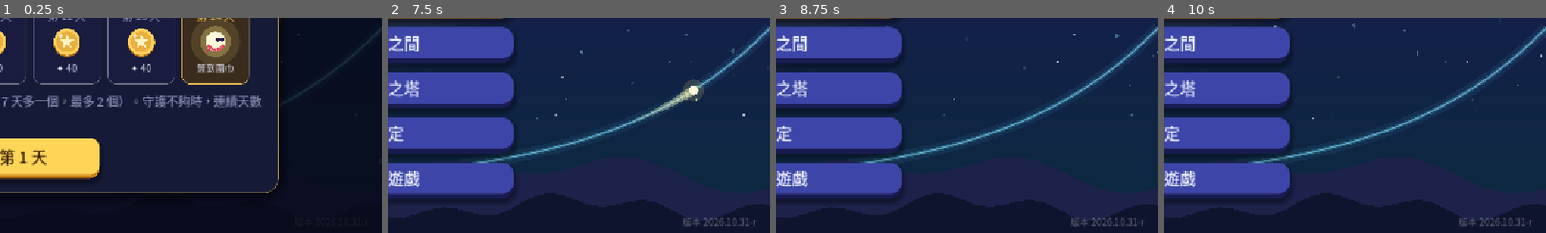
Above: before the commit, frames 1-4 (left to right).
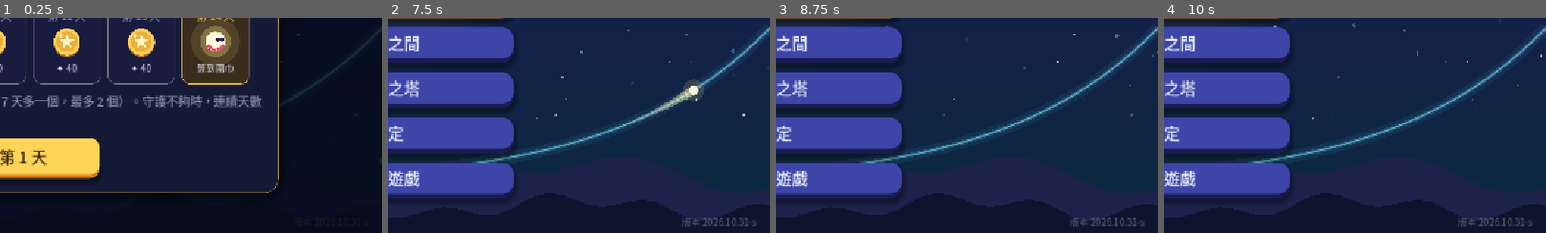
Above: after the commit, the same moments.

Repository: sam2068csie/light-spirit-journey
Game: Godot game, scene res://main_menu.tscn
Same seed, same stepped clock (60 frames per second), same inputs: the game is played once before the commit and once after it.
Inputs (mouse positions are % of the whole screen's width and height, from its top left):
- Up to frame 1 (0.25 s): no input
- Up to frame 2 (7.5 s): click "開始冒險" at 0.5 s; click "開始冒險" at 1.25 s; click "修煉之間" at 2 s; click "終焉之塔" at 2.75 s; click "設定" at 3.5 s; click "離開遊戲" at 4.25 s; click "每日任務" at 5 s; click "光靈扭蛋" at 5.75 s; click "光靈衣櫃" at 6.5 s; click "✕" at 7.25 s
- Up to frame 3 (8.75 s): tap Enter at 8 s; drag from (50, 50) to (60, 28) at 8.02 s
- Up to frame 4 (10 s): drag from (30, 55) to (45, 70) at 8.77 s; move the mouse to (60, 28) at 9.52 s; hold Right from 9.53 s (still down); tap 9 at 9.6 s
The pictures show only the part of the screen within x 50-100%, y 50-100%; the shares and areas given below are measured in that part.

The runs differ from the first frame. In frame 2, 0.1% of the frame differs, in the area x 77-97%, y 92-97%; in frame 3, 0.1%; in frame 4, 0.1%.

Commit message:
G5 兩直線的夾角：拖斜率可以拖到「斜率不存在」的鉛直線，題型 2、3 要找兩條 (BUILD 2026.10.31-s)
Co-Authored-By: Claude Opus 5.5 <noreply@anthropic.com>
Claude-Session: https://claude.ai/code/session_01RombajUyooAJ6yvir5uviP

Diff:
--- a/data/game.gd
+++ b/data/game.gd
@@ -560,7 +560,7 @@
 
 const DQ := preload("daily_quests.gd")
 ## 版本號（主畫面右下角會顯示）：每次交給你新的檔案時更新，方便確認手機上裝的是不是最新版
-const BUILD := "2026.10.31-r"
+const BUILD := "2026.10.31-s"
 
 
 ## 讀取各單元的資料；舊存檔（還沒有單元的版本）的今日修煉、終焉之塔紀錄搬到「指數與對數」
--- a/data/level_trig5_compass.gd
+++ b/data/level_trig5_compass.gd
@@ -506,8 +506,21 @@
 
 # ================= lines：兩直線夾角 =================
 
+## 鉛直線（斜率不存在）用一個很大的數代表
+const VERT := 1.0e6
+
+static func is_vert(m: float) -> bool:
+	return absf(m) >= VERT * 0.5
+
+
+static func slope_txt(m: float) -> String:
+	return "不存在" if is_vert(m) else TideView.fr(m)
+
+
 static func line_theta(m1: float, m2: float) -> float:
-	var t := absf(atan(m1) - atan(m2))
+	var a1 := PI / 2.0 if is_vert(m1) else atan(m1)
+	var a2 := PI / 2.0 if is_vert(m2) else atan(m2)
+	var t := absf(a1 - a2)
 	if t > PI / 2.0:
 		t = PI - t
 	return t
@@ -553,12 +566,12 @@
 	vl.add_theme_font_size_override("font_size", UITheme.fs(15))
 	vl.add_theme_color_override("font_color", UITheme.PINK_LIGHT)
 	row.add_child(vl)
-	vl.text = TideView.fr(float(vals[i0]))
+	vl.text = slope_txt(float(vals[i0]))
 	s.value_changed.connect(func(v: float):
 		if busy:
 			return
 		_cv2().line_m = float(vals[int(v)])
-		vl.text = TideView.fr(float(vals[int(v)]))
+		vl.text = slope_txt(float(vals[int(v)]))
 		MoonView.dragged_ever = true
 		Game.of(self).play("blip", 0.8 + 0.03 * v, -18.0)
 		_refresh_lines())
@@ -584,6 +597,10 @@
 	var found := "　已找到 %d／%d 條" % [tv.found.size(), n] if n > 1 else ""
 	if absf(m1 - m2) < 1e-9:
 		lines_info.text = "L₂ 和 L₁ 重合（夾角 0）%s" % found
+	elif is_vert(m2):
+		# 鉛直線：斜率不存在，不能代公式；夾角 = 90° − L₁ 的傾斜角，tan θ = 1 ÷ |m₁|
+		var tv2 := "不存在（θ = 90°）" if absf(m1) < 1e-9 else TideView.fr(1.0 / absf(m1))
+		lines_info.text = "L₂ 是鉛直線（斜率不存在）\ntan θ = 1 ÷ |%s| = %s%s" % [TideView.fr(m1), tv2, found]
 	else:
 		var den := 1.0 + m1 * m2
 		var t := absf((m2 - m1) / den) if absf(den) > 1e-9 else INF
@@ -602,11 +619,11 @@
 	var th := line_theta(m1, m2)
 	var want := atan(float(st.tan))
 	if absf(m1 - m2) < 1e-9 or absf(th - want) > 1e-6:
-		var shown := "重合" if absf(m1 - m2) < 1e-9 else "tan θ = %s" % TideView.fr(tan(th))
+		var shown := "重合" if absf(m1 - m2) < 1e-9 else ("θ = 90°" if absf(th - PI / 2.0) < 1e-9 else "tan θ = %s" % TideView.fr(tan(th)))
 		_wrong(st, "這條直線的夾角不對（%s），目標是 tan θ = %s。提示：%s" % [shown, TideView.fr(float(st.tan)), String(st.nudge)])
 		return
 	for f in tv.found:
-		if absf(float(f) - m2) < 1e-9:
+		if absf(float(f) - m2) < 1e-9 or (is_vert(float(f)) and is_vert(m2)):
 			_hint("這條已經找到了，再找找另一條！", "info")
 			return
 	tv.found.append(m2)
@@ -915,14 +932,18 @@
 		var g := {"x": [px - 4.0, px + 4.0], "y": [py - 4.0, py + 4.0], "xu": "num", "xt": 1.0, "yt": 1.0, "area": area, "curves": []}
 		var same := absf(m1 - m2) < 1e-9
 		g.curves.append({"f": "line", "m": m1, "k": py - m1 * px, "col": UITheme.CYAN})
-		if not same:
+		var vert := absf(m2) >= 5.0e5
+		if not same and not vert:
 			g.curves.append({"f": "line", "m": m2, "k": py - m2 * px, "col": UITheme.PINK_LIGHT})
 		_plot(font, rc, g, true)
 		var p := _map(area, g, px, py)
+		if vert:
+			# 鉛直線：x = px
+			draw_line(Vector2(p.x, area.position.y), Vector2(p.x, area.end.y), UITheme.PINK_LIGHT, 2.5, true)
 		# 夾角的弧（x、y 的比例一樣，所以看到的角度就是真的角度）
 		if not same:
 			var u1 := Vector2(1.0, -m1).normalized()
-			var u2 := Vector2(1.0, -m2).normalized()
+			var u2 := Vector2(0.0, -1.0) if vert else Vector2(1.0, -m2).normalized()
 			if u1.dot(u2) < 0.0:
 				u2 = -u2
 			var s1 := atan2(u1.y, u1.x)
@@ -933,7 +954,7 @@
 				pts.append(p + Vector2(cos(a), sin(a)) * 38.0)
 			draw_polyline(pts, Color(1, 0.85, 0.35, 0.35), 7.0, true)
 			draw_polyline(pts, UITheme.GOLD, 2.5, true)
-			var th := absf(rad_to_deg(atan(m1) - atan(m2)))
+			var th := absf(rad_to_deg(atan(m1) - (PI / 2.0 if vert else atan(m2))))
 			if th > 90.0:
 				th = 180.0 - th
 			var am := s1 + dl / 2.0
@@ -945,7 +966,7 @@
 		var x0 := rc.position.x + 310.0
 		var y := rc.position.y + 70.0
 		MathLabel.draw_on(self, font, x0 + 100.0, y, "L₁：斜率 %s" % fr(m1), UITheme.fs(17), UITheme.CYAN)
-		MathLabel.draw_on(self, font, x0 + 100.0, y + 34.0, "L₂：斜率 %s" % fr(m2), UITheme.fs(17), UITheme.PINK_LIGHT)
+		MathLabel.draw_on(self, font, x0 + 100.0, y + 34.0, "L₂：斜率 %s" % ("不存在" if vert else fr(m2)), UITheme.fs(17), UITheme.PINK_LIGHT)
 		MathLabel.draw_on(self, font, x0 + 150.0, y + 76.0, "目標：tan θ = %s" % fr(float(spec.tan)), UITheme.fs(17), UITheme.GOLD)
 		for i in found.size():
-			MathLabel.draw_on(self, font, x0 + 120.0, y + 116.0 + 30.0 * i, "✓ 找到：斜率 %s" % fr(float(found[i])), UITheme.fs(15), UITheme.GOOD)
+			MathLabel.draw_on(self, font, x0 + 120.0, y + 116.0 + 30.0 * i, "✓ 找到：" + ("鉛直線（斜率不存在）" if absf(float(found[i])) >= 5.0e5 else "斜率 %s" % fr(float(found[i]))), UITheme.fs(15), UITheme.GOOD)
--- a/data/trig5_bank.gd
+++ b/data/trig5_bank.gd
@@ -27,7 +27,8 @@
 
 const TK_SC := ["sin α", "cos α", "sin β", "cos β", "+", "−", "×"]
 const TK_TAN := ["tan α", "tan β", "1", "+", "−", "×", "÷", "(", ")"]
-const SLOPES := [-7.0, -3.0, -2.0, -1.0, -0.5, -1.0 / 3.0, 0.0, 1.0 / 3.0, 0.5, 1.0, 2.0, 3.0, 7.0]
+const VERT := 1.0e6           # 斜率不存在（鉛直線）
+const SLOPES := [-7.0, -3.0, -2.0, -1.0, -0.5, -1.0 / 3.0, 0.0, 1.0 / 3.0, 0.5, 1.0, 2.0, 3.0, 7.0, VERT]
 
 
 static func _c(name: String, q: String, options: Array, correct: int, why: String, nudge: String,
@@ -402,11 +403,11 @@
 			 ]},
 			{"eq": "過 P(1, 2) 作直線 L₂，和斜率 1 的直線 L₁\n夾角 45°，求 L₂",
 			 "steps": [
-				_lines("找直線", "拖動 L₂ 的斜率，找出和 L₁ 夾 45°（tan θ = 1）的直線。（拖得出來的只有一條）", [1.0, 2.0], 1.0, 1.0, [0.0],
-					"斜率 0 的水平線和 L₁ 夾 45°", "L₁ 的傾斜角是 45°，再轉 45° 會變成水平或鉛直。"),
+				_lines("找直線", "拖動 L₂ 的斜率，找出和 L₁ 夾 45°（tan θ = 1）的直線（有兩條，拉到最右邊是斜率不存在的鉛直線）。", [1.0, 2.0], 1.0, 1.0, [0.0, VERT],
+					"水平線（斜率 0）和鉛直線（斜率不存在）都和 L₁ 夾 45°", "L₁ 的傾斜角是 45°，再轉 45° 會變成水平或鉛直。"),
 				_f("平方整理", "\\frac{|m − 1|}{|1 + m|} = 1，兩邊平方：(m − 1)² = (1 + m)²。展開之後 m² 被消掉了！", "m² − 2m + 1 = m² + 2m + 1 ⇒ [0]m = 0", ["-4"],
 					"(m − 1)² = (1 + m)² ⇒ −4m = 0 ⇒ m = 0（二次項被消去，只有一個解）", "左右的 m² 和 1 都消掉，剩 −2m = 2m。", T_LINE),
-				_c("少掉的那一條", "平方後 m² 被消去，只解出 m = 0 一個斜率。但夾 45° 的直線應該有兩條，另一條是？",
+				_c("少掉的那一條", "平方後 m² 被消去，只解出 m = 0 一個斜率。可是剛剛拖出了兩條，另一條是？",
 					["鉛直線（斜率不存在）", "沒有另一條", "斜率是 −1 的直線", "斜率是 1 的直線"], 0,
 					"二次項被消去時，少掉的那一個解是「斜率不存在」：鉛直線。斜率 1 的直線傾斜 45°，和鉛直線也夾 45°。", "設斜率 m 的時候，已經把鉛直線排除了。",
 					"m² 被消去 ⇒ 另一條是鉛直線（斜率不存在）", T_LINE),
@@ -415,12 +416,12 @@
 			 ]},
 			{"eq": "過 P(1, −2) 作直線 L₂，和斜率 3 的直線 L₁\n夾角 θ 滿足 tan θ = 1/3，求 L₂",
 			 "steps": [
-				_lines("找直線", "拖動 L₂ 的斜率，找出夾角 tan θ = 1/3 的直線。（拖得出來的只有一條）", [1.0, -2.0], 3.0, 1.0 / 3.0, [4.0 / 3.0],
-					"斜率 4/3 的直線和 L₁ 的夾角 tan θ = 1/3", "比 L₁ 平緩一點的那一條。", [4.0 / 3.0]),
+				_lines("找直線", "拖動 L₂ 的斜率，找出夾角 tan θ = 1/3 的直線（有兩條，拉到最右邊是斜率不存在的鉛直線）。", [1.0, -2.0], 3.0, 1.0 / 3.0, [4.0 / 3.0, VERT],
+					"斜率 4/3 的直線和鉛直線，和 L₁ 的夾角都是 tan θ = 1/3", "一條比 L₁ 平緩一點；另一條比 L₁ 更陡，陡到變成鉛直。", [4.0 / 3.0]),
 				_f("平方整理", "\\frac{|m − 3|}{|1 + 3m|} = 1/3，兩邊平方：9(m − 3)² = (1 + 3m)²。展開之後 m² 被消掉了！", "9m² − 54m + 81 = 9m² + 6m + 1 ⇒ [0]m + 80 = 0", ["-60"],
 					"9(m − 3)² = (1 + 3m)² ⇒ −60m + 80 = 0（二次項被消去）", "兩邊的 9m² 消掉，−54m − 6m = −60m。", T_LINE),
 				_f("解斜率", "−60m + 80 = 0。", "m = [0]", ["4/3"], "m = 4/3", "80 ÷ 60。", T_LINE),
-				_c("少掉的那一條", "二次項被消去，只解出一個斜率。另一條和 L₁ 夾角 tan θ = 1/3 的直線是？",
+				_c("少掉的那一條", "二次項被消去，只解出一個斜率。剛剛拖出的另一條是？",
 					["鉛直線（斜率不存在）", "沒有另一條", "斜率是 −4/3 的直線", "水平線"], 0,
 					"m² 被消去時，另一個解是斜率不存在的鉛直線。檢查：L₁ 和鉛直線的夾角，tan 值是 1/3（鉛直線的傾斜角 90°）。", "設斜率 m 的時候，已經把鉛直線排除了。",
 					"m² 被消去 ⇒ 另一條是鉛直線", T_LINE),
